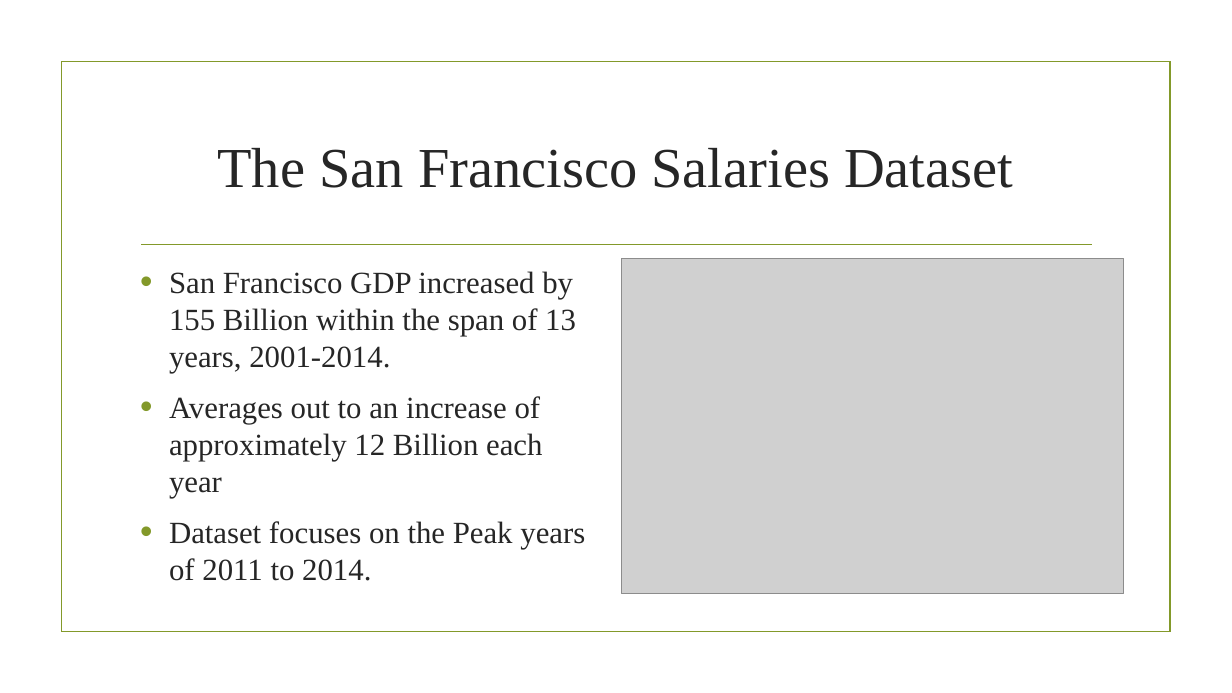
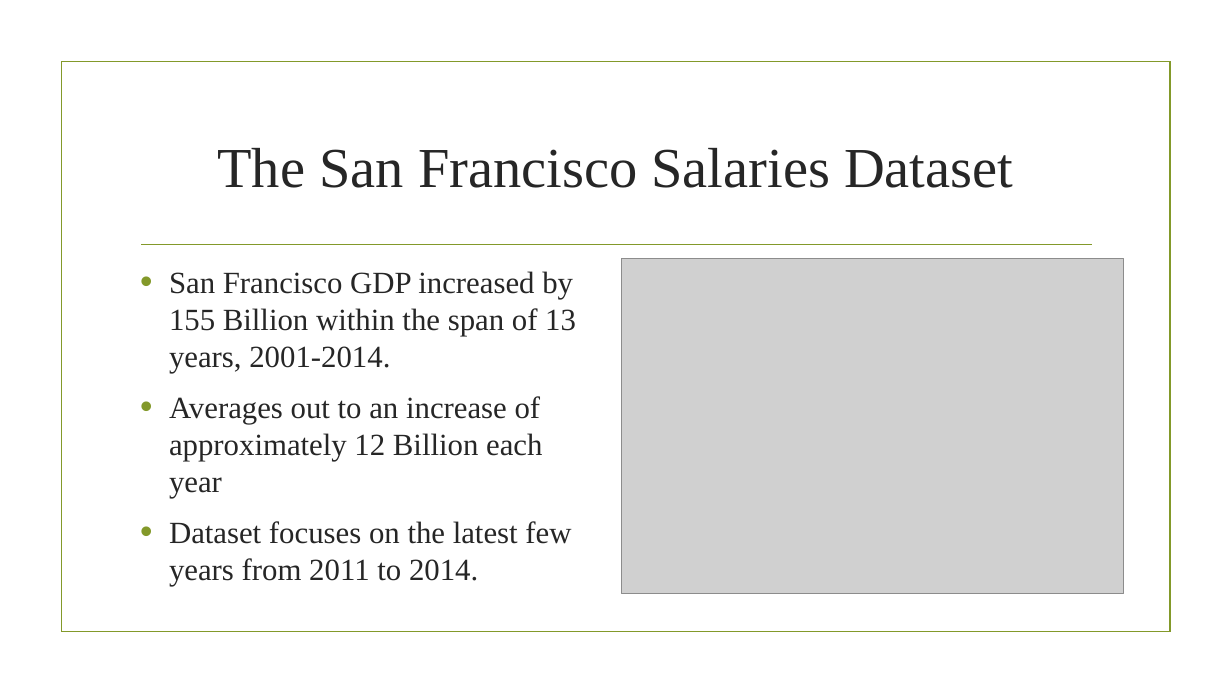
Before and after one commit to danlin604/vsocc, a slide deck: slide 2 of 4925 PROJECT FOLDER/COMP4925 , sub-project 1.pptx. Drawn at 1232x693 pixels with LibreOffice and Linux fonts; fonts in the diff are those of the drawing; grey boxes stand for pictures; background and template pictures are left out. Boxes give left, top, right and bottom in pixels: in the first picture for what was removed or moved away, otherwise in the second. Text is boxed around its words. In the diff, an @@ line names an element or a change of style, - is before the commit and + after.

```diff
--- a/4925 PROJECT FOLDER/COMP4925 , sub-project 1.pptx
+++ b/4925 PROJECT FOLDER/COMP4925 , sub-project 1.pptx
@@ text at [169, 521, 571, 586]: text changed @@
-• Dataset focuses on the Peak years of 2011 to 2014.
+• Dataset focuses on the latest few years from 2011 to 2014.
```
Also in this commit, not shown: 3 other slides changed, 6 slides added, 1 slide removed, 1 other file.
